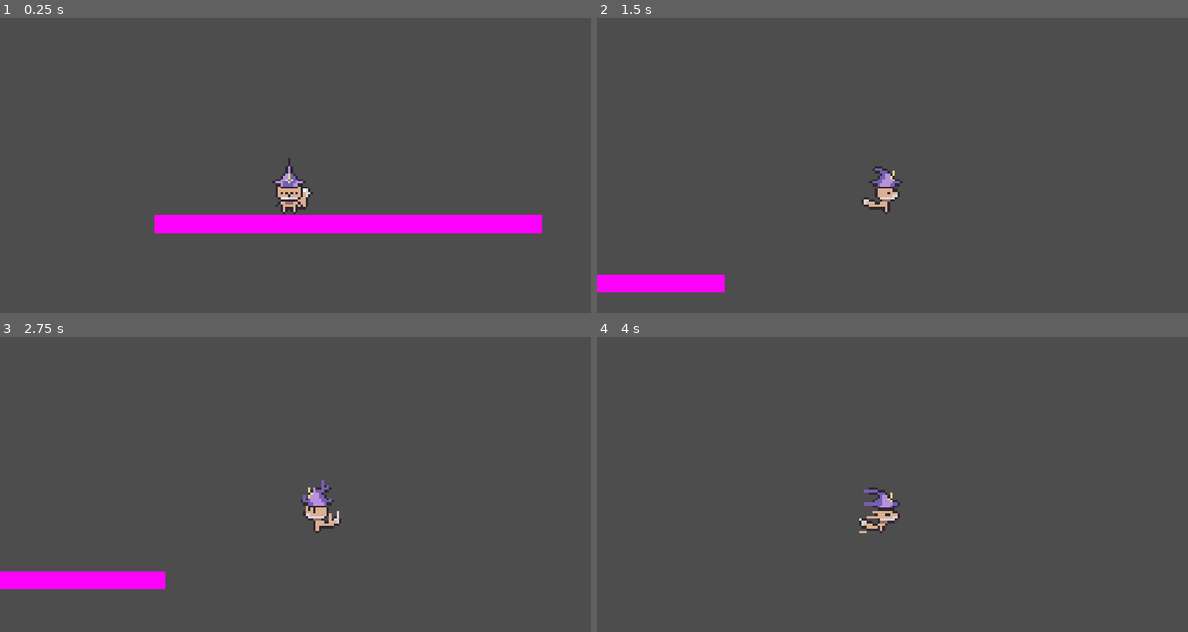
Above: before the commit, frames 1-4 (two rows, left to right).
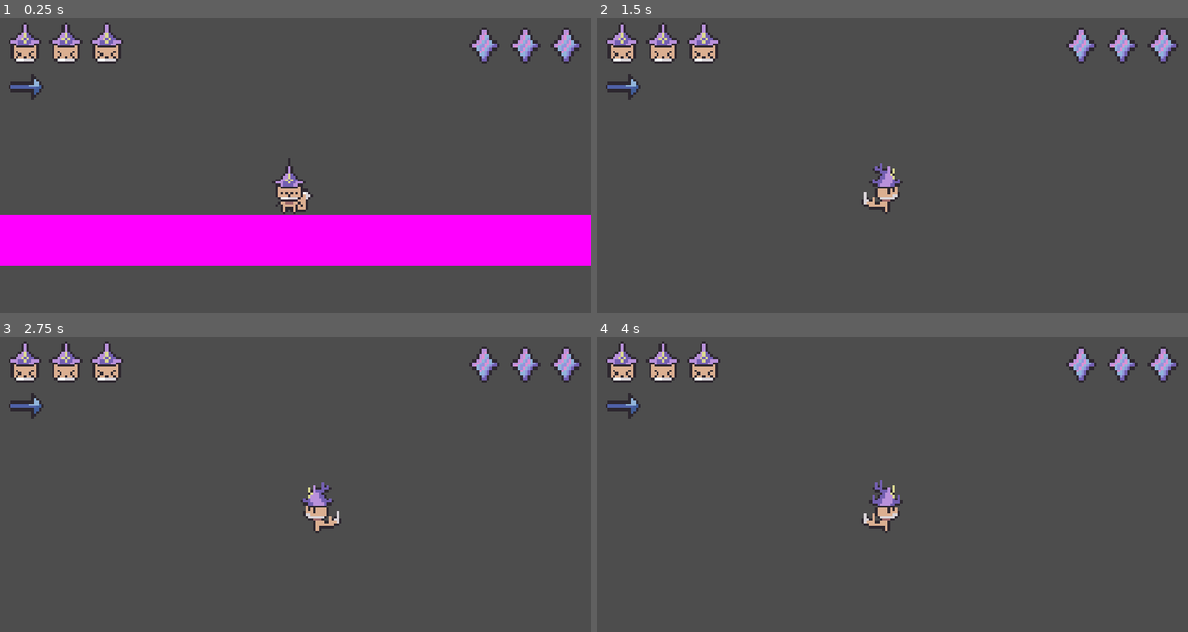
Above: after the commit, the same moments.

Repository: Astral-Scribe/Jame-Gam-Game-Jam-Game
Game: Godot game, scene res://scenes/level.tscn
The game is run twice, just before and just after one commit, with the same random seed, the same clock (stepped at 60 frames per second) and the same inputs.
Inputs (mouse positions are in pixels of both pictures, inside the frame that each line leads up to):
- Up to frame 1 (0.25 s): no input
- Up to frame 2 (1.5 s): tap Enter at 0.5 s; move the mouse to (1022, 168) at 0.52 s; hold D (move_right) from 0.53 s (still down); tap Shift (dash) at 0.6 s; click (1022, 168) at 0.67 s; tap Space (jump) at 0.77, 0.8, 1.07, 1.35 s; move the mouse to (774, 200) at 1.27 s
- Up to frame 3 (2.75 s): tap Space (jump) at 1.52, 1.82, 2.3 s; tap Shift (dash) at 1.55, 2.1 s; move the mouse to (354, 431) at 2.02 s; release D (move_right) at 2.03 s; hold A (move_left) from 2.03 s (still down)
- Up to frame 4 (4 s): move the mouse to (862, 570) at 2.77 s; release A (move_left) at 2.78 s; hold D (move_right) from 2.78 s (still down); tap Alt at 2.85 s; click (862, 570) at 2.92 s; tap Space (jump) at 3.02, 3.32, 3.77, 3.8 s; tap Shift (dash) at 3.05, 3.6 s; move the mouse to (1069, 552) at 3.52 s

The runs differ from the first frame. In frame 1, 16% of the frame differs, in the area x 0-100%, y 1-84%; in frame 2, 4.1%; in frame 3, 4.4%; in frame 4, 3.3%.

Commit message:
added ui layout stuff, no code for it yet

Diff:
--- a/game/scenes/level.tscn
+++ b/game/scenes/level.tscn
@@ -2,23 +2,22 @@
 
 [ext_resource type="PackedScene" uid="uid://c3ehi5sridm3b" path="res://scenes/playercontroller.tscn" id="1_2q6dc"]
 
-[sub_resource type="PlaceholderTexture2D" id="PlaceholderTexture2D_wfsmp"]
+[sub_resource type="RectangleShape2D" id="RectangleShape2D_m5x6i"]
+size = Vector2(326, 20)
 
-[sub_resource type="RectangleShape2D" id="RectangleShape2D_m5x6i"]
-size = Vector2(792, 7)
+[sub_resource type="PlaceholderTexture2D" id="PlaceholderTexture2D_2q6dc"]
 
-[node name="floor" type="StaticBody2D" unique_id=729262348]
+[node name="Node2D" type="Node2D" unique_id=805526005]
 
-[node name="Sprite2D" type="Sprite2D" parent="." unique_id=801149957]
-position = Vector2(20.499996, 7.5)
-scale = Vector2(151, 6.999999)
-texture = SubResource("PlaceholderTexture2D_wfsmp")
+[node name="CharacterBody2D" parent="." unique_id=524172200 instance=ExtResource("1_2q6dc")]
 
-[node name="CollisionShape2D" type="CollisionShape2D" parent="." unique_id=1670772853]
-position = Vector2(47, 7.5)
+[node name="floor" type="StaticBody2D" parent="." unique_id=729262348]
+
+[node name="CollisionShape2D" type="CollisionShape2D" parent="floor" unique_id=1670772853]
+position = Vector2(18, 30)
 shape = SubResource("RectangleShape2D_m5x6i")
 
-[node name="CharacterBody2D" parent="." unique_id=524172200 instance=ExtResource("1_2q6dc")]
-jump_velocity = -200.0
-dash_velocity = 500.0
-jump_sustain = 600.0
+[node name="Sprite2D" type="Sprite2D" parent="floor" unique_id=801149957]
+position = Vector2(17.99998, 30)
+scale = Vector2(325.99994, 20)
+texture = SubResource("PlaceholderTexture2D_2q6dc")
--- a/game/scenes/playercontroller.tscn
+++ b/game/scenes/playercontroller.tscn
@@ -5,6 +5,8 @@
 [ext_resource type="Texture2D" uid="uid://ra1lsac81dyo" path="res://assets/playersprites/fall.png" id="3_aaehj"]
 [ext_resource type="Texture2D" uid="uid://dru3kmq563kgc" path="res://assets/playersprites/idle.png" id="4_w05ij"]
 [ext_resource type="Texture2D" uid="uid://mhbrx1lyqnm2" path="res://assets/playersprites/walk.png" id="5_7qyo8"]
+[ext_resource type="Texture2D" uid="uid://rkykqn12amdg" path="res://assets/playersprites/jump.png" id="5_aaehj"]
+[ext_resource type="PackedScene" uid="uid://b67vfbj02k873" path="res://scenes/ui.tscn" id="7_w05ij"]
 
 [sub_resource type="RectangleShape2D" id="RectangleShape2D_wfsmp"]
 size = Vector2(8, 19)
@@ -57,6 +59,34 @@
 atlas = ExtResource("4_w05ij")
 region = Rect2(96, 0, 32, 32)
 
+[sub_resource type="AtlasTexture" id="AtlasTexture_w05ij"]
+atlas = ExtResource("5_aaehj")
+region = Rect2(0, 0, 32, 32)
+
+[sub_resource type="AtlasTexture" id="AtlasTexture_7qyo8"]
+atlas = ExtResource("5_aaehj")
+region = Rect2(32, 0, 32, 32)
+
+[sub_resource type="AtlasTexture" id="AtlasTexture_rcme7"]
+atlas = ExtResource("5_aaehj")
+region = Rect2(64, 0, 32, 32)
+
+[sub_resource type="AtlasTexture" id="AtlasTexture_3spgh"]
+atlas = ExtResource("5_aaehj")
+region = Rect2(96, 0, 32, 32)
+
+[sub_resource type="AtlasTexture" id="AtlasTexture_72sdr"]
+atlas = ExtResource("5_aaehj")
+region = Rect2(128, 0, 32, 32)
+
+[sub_resource type="AtlasTexture" id="AtlasTexture_mayxb"]
+atlas = ExtResource("5_aaehj")
+region = Rect2(160, 0, 32, 32)
+
+[sub_resource type="AtlasTexture" id="AtlasTexture_xd5tk"]
+atlas = ExtResource("5_aaehj")
+region = Rect2(192, 0, 32, 32)
+
 [sub_resource type="AtlasTexture" id="AtlasTexture_wwlhn"]
 atlas = ExtResource("5_7qyo8")
 region = Rect2(0, 0, 32, 32)
@@ -126,7 +156,28 @@
 "name": &"idle",
 "speed": 6.0
 }, {
-"frames": [],
+"frames": [{
+"duration": 1.0,
+"texture": SubResource("AtlasTexture_w05ij")
+}, {
+"duration": 1.0,
+"texture": SubResource("AtlasTexture_7qyo8")
+}, {
+"duration": 1.0,
+"texture": SubResource("AtlasTexture_rcme7")
+}, {
+"duration": 1.0,
+"texture": SubResource("AtlasTexture_3spgh")
+}, {
+"duration": 1.0,
+"texture": SubResource("AtlasTexture_72sdr")
+}, {
+"duration": 1.0,
+"texture": SubResource("AtlasTexture_mayxb")
+}, {
+"duration": 1.0,
+"texture": SubResource("AtlasTexture_xd5tk")
+}],
 "loop": 1,
 "name": &"jump",
 "speed": 5.0
@@ -163,3 +214,10 @@
 position = Vector2(3, -4)
 sprite_frames = SubResource("SpriteFrames_wfsmp")
 animation = &"jump"
+
+[node name="Control" parent="." unique_id=1826159273 instance=ExtResource("7_w05ij")]
+offset_left = -102.0
+offset_top = -49.0
+offset_right = -102.0
+offset_bottom = -49.0
+scale = Vector2(0.997589, 1.0108423)
--- /dev/null
+++ b/game/scenes/ui.tscn
@@ -0,0 +1,77 @@
+[gd_scene format=3 uid="uid://b67vfbj02k873"]
+
+[ext_resource type="Texture2D" uid="uid://deq5a00pps1tj" path="res://assets/ui/heart.png" id="1_nt7q6"]
+[ext_resource type="Texture2D" uid="uid://dwt22ne84tqs8" path="res://assets/ui/magicmetericon.png" id="2_yev5y"]
+[ext_resource type="Texture2D" uid="uid://b6vy2abrskgsu" path="res://assets/ui/dashready.png" id="3_gdt2y"]
+
+[sub_resource type="AtlasTexture" id="AtlasTexture_1lyo7"]
+atlas = ExtResource("1_nt7q6")
+
+[sub_resource type="AtlasTexture" id="AtlasTexture_7qyo8"]
+atlas = ExtResource("2_yev5y")
+
+[sub_resource type="AtlasTexture" id="AtlasTexture_c0k3v"]
+atlas = ExtResource("3_gdt2y")
+
+[node name="Control" type="Control" unique_id=220417034]
+layout_mode = 3
+anchors_preset = 15
+anchor_right = 1.0
+anchor_bottom = 1.0
+offset_left = 3.0
+offset_top = 8.0
+offset_right = 3.0
+offset_bottom = 8.0
+grow_horizontal = 2
+grow_vertical = 2
+
+[node name="Health" type="Control" parent="." unique_id=1540459722]
+anchors_preset = 0
+offset_left = -11.0
+offset_top = -14.0
+offset_right = 37.0
+offset_bottom = 2.0
+
+[node name="heart3" type="Sprite2D" parent="Health" unique_id=1404155969]
+position = Vector2(32, 0)
+texture = SubResource("AtlasTexture_1lyo7")
+centered = false
+
+[node name="heart2" type="Sprite2D" parent="Health" unique_id=344137549]
+position = Vector2(16, 0)
+texture = SubResource("AtlasTexture_1lyo7")
+centered = false
+
+[node name="heart1" type="Sprite2D" parent="Health" unique_id=90146319]
+texture = SubResource("AtlasTexture_1lyo7")
+centered = false
+
+[node name="Magic" type="Control" parent="." unique_id=996439063]
+anchors_preset = 0
+offset_left = 167.0
+offset_top = -12.0
+offset_right = 215.0
+offset_bottom = 4.0
+
+[node name="mana3" type="Sprite2D" parent="Magic" unique_id=11860753]
+position = Vector2(25, 7)
+texture = SubResource("AtlasTexture_7qyo8")
+
+[node name="mana2" type="Sprite2D" parent="Magic" unique_id=1975289363]
+position = Vector2(9, 7)
+texture = SubResource("AtlasTexture_7qyo8")
+
+[node name="mana1" type="Sprite2D" parent="Magic" unique_id=2056355893]
+position = Vector2(41, 7)
+texture = SubResource("AtlasTexture_7qyo8")
+
+[node name="Dash" type="Control" parent="." unique_id=1488502780]
+anchors_preset = 0
+offset_left = -11.0
+offset_top = 3.0
+offset_right = 5.0
+offset_bottom = 19.0
+
+[node name="Sprite2D" type="Sprite2D" parent="Dash" unique_id=1337612995]
+position = Vector2(8, 8)
+texture = SubResource("AtlasTexture_c0k3v")
Binary file added: game/assets/ui/dashempty.png
Not shown, added: game/assets/ui/dashempty.png.import
Binary file added: game/assets/ui/dashready.png
Not shown, added: game/assets/ui/dashready.png.import
Binary file added: game/assets/ui/emptymagicmetericon.png
Not shown, added: game/assets/ui/emptymagicmetericon.png.import
Binary file added: game/assets/ui/magicmetericon.png
Not shown, added: game/assets/ui/magicmetericon.png.import
Not shown, added: aseprite files/dash.aseprite
Not shown, added: aseprite files/magicmetericon.aseprite
Not shown, added: aseprite files/pallete.aseprite
Not shown, added: aseprite files/player.aseprite
